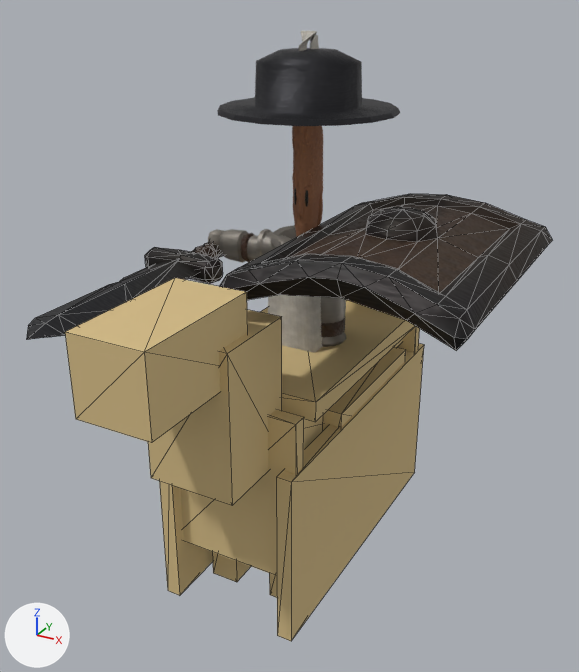
An edit to the glTF model csharp/Unciv.Godot/Packs/units/models/unit/Cataphract.glb, drawn before and after from the same camera.
Rendered twice from a camera (50 mm lens) standing at (1.06, -2.04, 1.74) and looking at (0.07, -0.24, 0.84). Every picture has the same lights, and +X, +Y and +Z are marked at lower left. The first picture is the older version. Mesh edges are drawn as thin lines on the coarser meshes. Where no turn or scale is listed for an object, it has been applied to the vertices. Vertices at exactly the same position are counted once.

Names of what the first picture shows: '1H_Sword', 'HorseMesh', 'Rectangle_Shield', 'Warrior'.
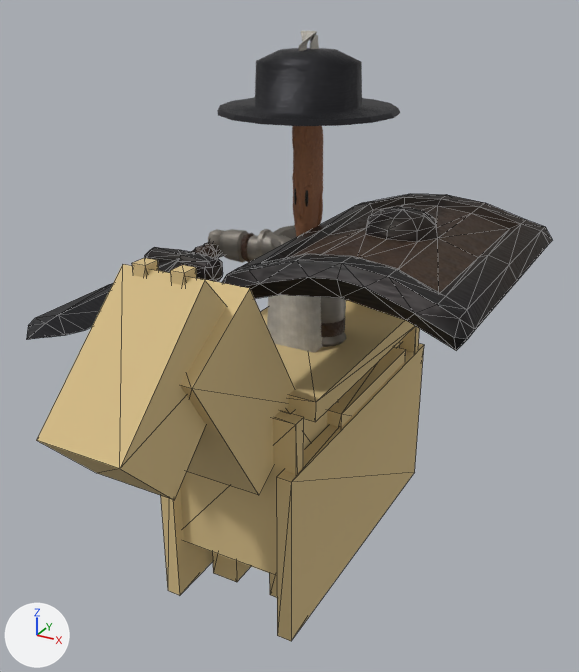
The change, as a list of edits to the scene's bpy script:
```text
Change me_horse:
    used by ob_horsemesh; location = (0.0, 0.0, 0.0)
    remove me_horse.from_pydata(...)  # 152 vertices, 228 faces; spans x -0.225..0.225, y -0.9..0.525, z 0.0..1.065
    add me_horse.from_pydata(...)  # 184 vertices, 276 faces; spans x -0.225..0.225, y -1.011..0.525, z 0.0..1.167
    me_horse part 1: a new loose piece, a box spanning x -0.165..0.165, y -0.405..-0.105, z 0.322..0.697, in mat_horse (beige #d4bc86)
    me_horse part 2: a new loose piece, a box spanning x 0.034..0.071, y -0.708..-0.663, z 1.032..1.167, in mat_horse (beige #d4bc86)
    me_horse part 3: a new loose piece, a box spanning x -0.071..-0.034, y -0.708..-0.663, z 1.032..1.167, in mat_horse (beige #d4bc86)
    me_horse part 4: the loose piece of 8 vertices spanning x -0.127..0.127, y -0.637..-0.382, z 0.54..0.96 is rebuilt with 8 vertices and now spans x -0.142..0.142, y -0.8..-0.291, z 0.513..1.096
    me_horse part 5: the loose piece of 8 vertices spanning x -0.105..0.105, y -0.9..-0.51, z 0.855..1.065 is rebuilt with 8 vertices and now spans x -0.112..0.112, y -1.011..-0.529, z 0.681..1.153
    other edits to the shape of me_horse do not show in these pictures
```

Pixel boxes [x1, y1, x2, y2] of what changed, in the pictures (579 x 672 px):
'HorseMesh', reshaped (8% wider): before [65, 278, 424, 641]; after [37, 258, 424, 641]
part 1 of me_horse, added (beige): after [284, 408, 327, 449]
part 2 of me_horse, added: after [170, 265, 197, 286]
part 3 of me_horse, added: after [132, 258, 159, 278]
part 4 of me_horse, rebuilt: before [148, 310, 282, 506]; after [161, 271, 295, 495]
part 5 of me_horse, rebuilt: before [65, 278, 248, 443]; after [37, 264, 227, 500]
